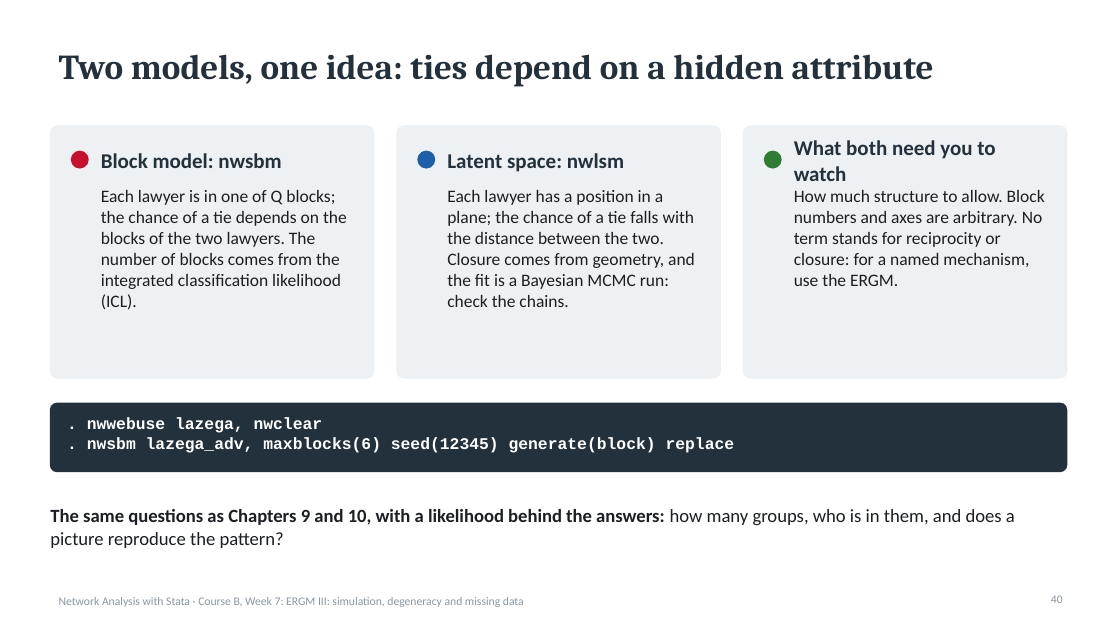
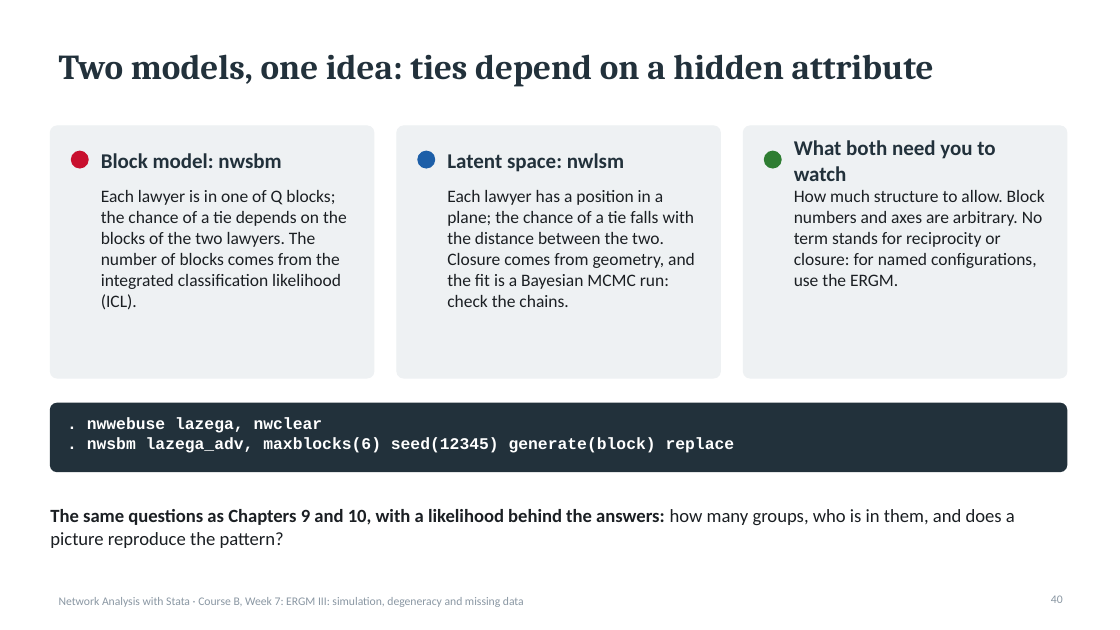
Before and after one commit to thomas-u-grund/nwcommands, a slide deck: slide 40 of website/book/teaching/slides/courseB_week07_ergm3_simulation_degeneracy.pptx. Drawn at 1120x630 pixels with LibreOffice and Linux fonts; fonts in the diff are those of the drawing. Boxes give left, top, right and bottom in pixels: in the first picture for what was removed or moved away, otherwise in the second. Text is boxed around its words. In the diff, an @@ line names an element or a change of style, - is before the commit and + after.

```diff
--- a/website/book/teaching/slides/courseB_week07_ergm3_simulation_degeneracy.pptx
+++ b/website/book/teaching/slides/courseB_week07_ergm3_simulation_degeneracy.pptx
@@ text at box(794, 190, 1045, 286): text changed @@
-How much structure to allow. Block numbers and axes are arbitrary. No term stands for reciprocity or closure: for a named mechanism, use the ERGM.
+How much structure to allow. Block numbers and axes are arbitrary. No term stands for reciprocity or closure: for named configurations, use the ERGM.
```
Also in this commit, not shown: 1 other file.
